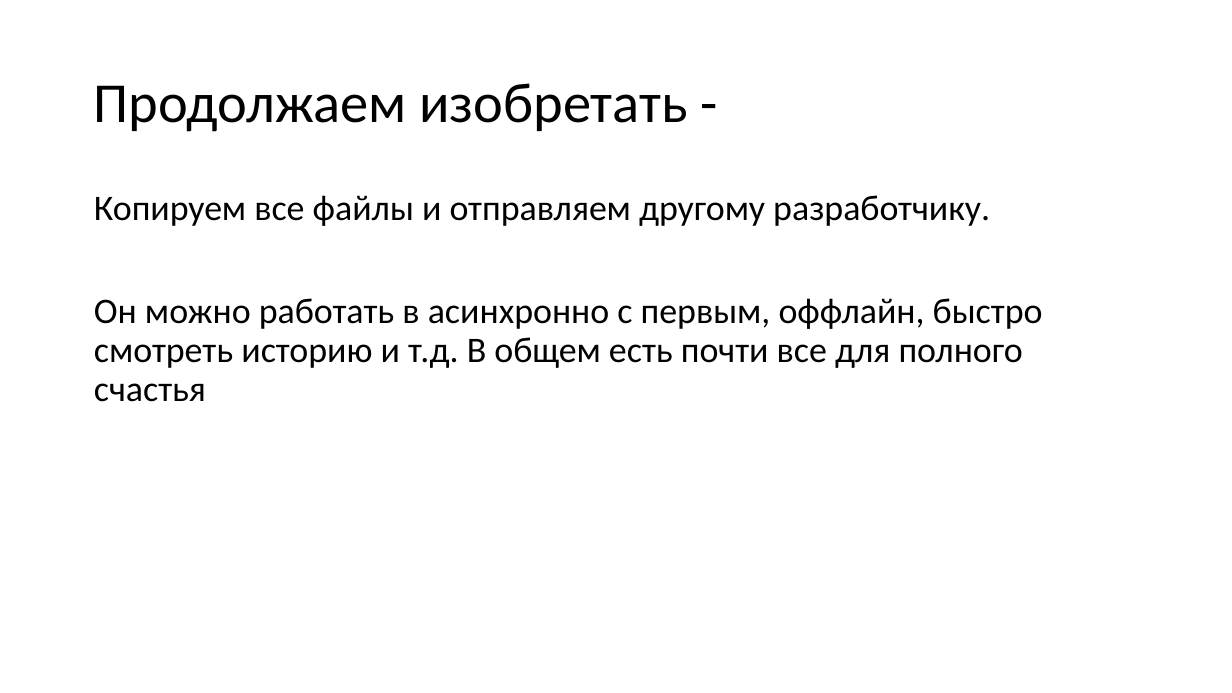
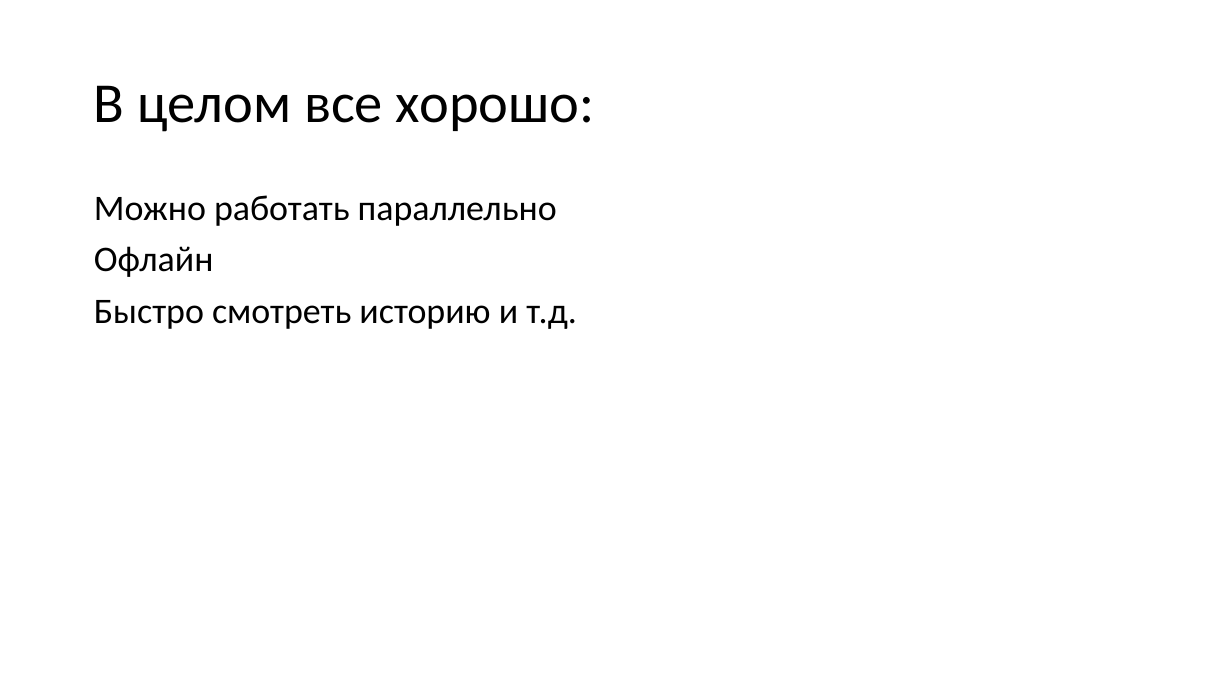
Before and after one commit to dzmitry-varabei/front-end-course, a slide deck: slide 41 of git-commit-code-review/Presentation1.pptx (slide 42 before the commit). Drawn at 1232x693 pixels with LibreOffice and Linux fonts; fonts in the diff are those of the drawing. Boxes give left, top, right and bottom in pixels: in the first picture for what was removed or moved away, otherwise in the second. Text is boxed around its words. In the diff, an @@ line names an element or a change of style, - is before the commit and + after.

```diff
--- a/git-commit-code-review/Presentation1.pptx
+++ b/git-commit-code-review/Presentation1.pptx
@@ title at bbox=[94, 85, 595, 132]: text changed @@
-Продолжаем изобретать -
+В целом все хорошо:
@@ text at bbox=[94, 195, 577, 329]: text changed @@
-Копируем все файлы и отправляем другому разработчику.
-Он можно работать в асинхронно с первым, оффлайн, быстро смотреть историю и т.д. В общем есть почти все для полного счастья
+Можно работать параллельно
+Офлайн
+Быстро смотреть историю и т.д.
```
Also in this commit, not shown: 16 other slides changed, 8 slides removed, 1 other file.
